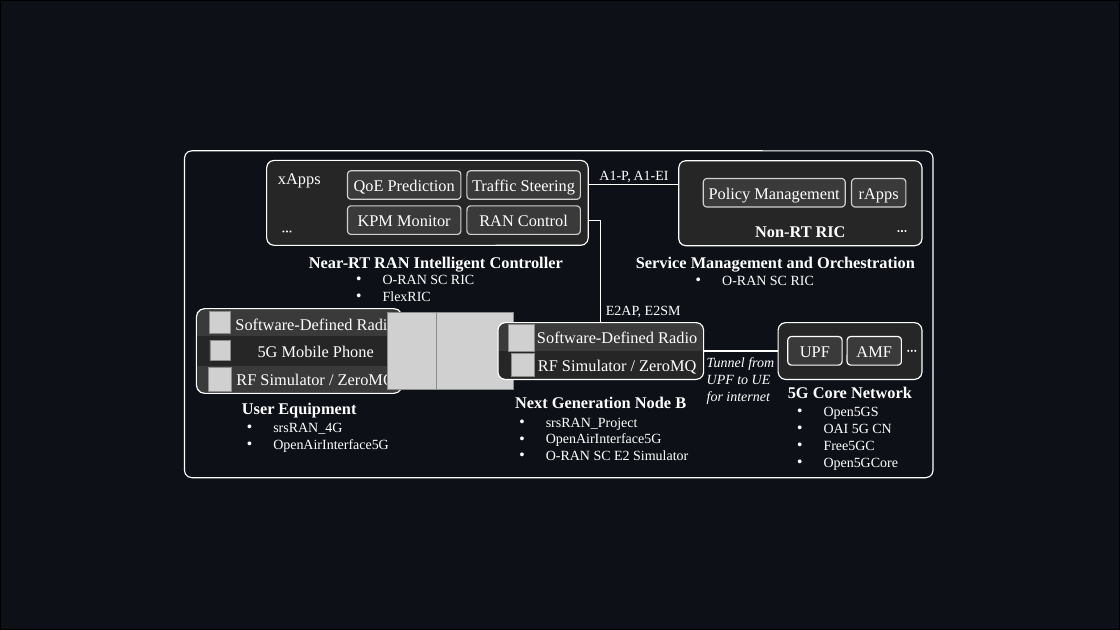
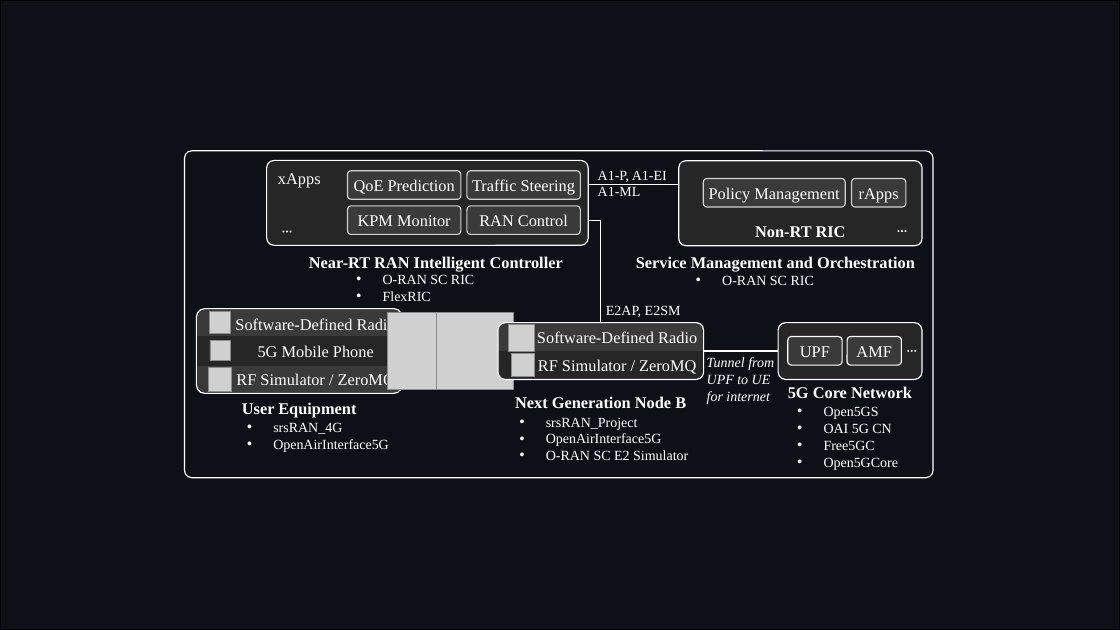
Before and after one commit to usnistgov/O-RAN-Testbed-Automation, a slide deck: slide 2 of RAN_Intelligent_Controllers/research/Diagrams.pptx. Drawn at 1120x630 pixels with LibreOffice and Linux fonts; fonts in the diff are those of the drawing; grey boxes stand for pictures. Boxes give left, top, right and bottom in pixels: in the first picture for what was removed or moved away, otherwise in the second. Text is boxed around its words. In the diff, an @@ line names an element or a change of style, - is before the commit and + after.

```diff
--- a/RAN_Intelligent_Controllers/research/Diagrams.pptx
+++ b/RAN_Intelligent_Controllers/research/Diagrams.pptx
@@ text at [598,170,667,196]: text changed @@
-A1-P, A1-EI
+A1-P, A1-EI
+A1-ML
```
Also in this commit, not shown: 1 other slide changed, 4 other files.
